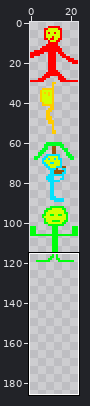
Sprite sheet -- TheLems/TheLems/Animations/ZidiTest.png. Above: a wide view before the commit, with the close-up outlined.
Close-up. Old version:
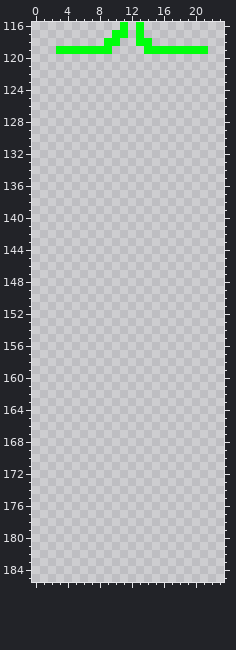
The file is 24x210 pixels. Shown: x 0..23, y 116..185. The wide view leaves out empty margins.
Now the later version:
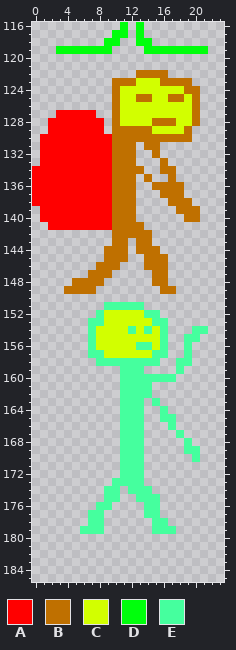
Palette (. is transparent): A #ff0000  B #bf7000  C #d2ff00  D #00ff0c  E #45ff9e
Change:
y 122: x 13..16 .... -> BBBB
y 123: x 10..19 .......... -> BBBCCCBBBB
y 124: x 10..20 ........... -> BCCCCCCCCBB
y 125: x 10..20 ........... -> BCCBBCCBBCB
y 126: x 10..20 ........... -> BCCCCCCCCCB
y 127: x 3..7 ..... -> AAAAA; x 10..20 ........... -> BCCCCCCCCCB
y 128: x 2..8 ....... -> AAAAAAA; x 10..20 ........... -> BCCCCBBBCCB
y 129: x 2..8 ....... -> AAAAAAA; x 10..19 .......... -> BBBBBCCCCB
y 130: x 1..19 ................... -> AAAAAAAAABBBBBBBBBB
y 131: x 1..12 ............ -> AAAAAAAAABBB; x 14..15 .. -> BB
y 132: x 1..12 ............ -> AAAAAAAAABBB; x 15 . -> B
y 133: x 1..12 ............ -> AAAAAAAAABBB; x 16 . -> B
y 134: x 0..13 .............. -> AAAAAAAAAABBBB; x 16..17 .. -> BB
y 135: x 0..12 ............. -> AAAAAAAAAABBB; x 14 . -> B; x 17 . -> B
y 136: x 0..12 ............. -> AAAAAAAAAABBB; x 15..18 .... -> BBBB
y 137: x 0..12 ............. -> AAAAAAAAAABBB; x 16..18 ... -> BBB
y 138: x 0..12 ............. -> AAAAAAAAAABBB; x 17..19 ... -> BBB
y 139: x 1..12 ............ -> AAAAAAAAABBB; x 18..20 ... -> BBB
y 140: x 1..12 ............ -> AAAAAAAAABBB; x 19..20 .. -> BB
y 141: x 2..13 ............ -> AAAAAAAABBBB
y 142: x 10..14 ..... -> BBBBB
y 143: x 10..11 .. -> BB; x 13..14 .. -> BB
y 144: x 9..11 ... -> BBB; x 13..15 ... -> BBB
y 145: x 9..11 ... -> BBB; x 14..16 ... -> BBB
y 146: x 8..10 ... -> BBB; x 14..16 ... -> BBB
y 147: x 7..9 ... -> BBB; x 15..16 .. -> BB
y 148: x 5..8 .... -> BBBB; x 15..16 .. -> BB
y 149: x 4..7 .... -> BBBB; x 16..17 .. -> BB
y 151: x 9..13 ..... -> EEEEE
y 152: x 8..15 ........ -> ECCCCCEE
y 153: x 7..16 .......... -> EECCCCCCEE
y 154: x 7..16 .......... -> ECCCCECECE; x 20..21 .. -> EE
y 155: x 7..16 .......... -> ECCCCCCCCE; x 19..20 .. -> EE
y 156: x 7..16 .......... -> ECCCCCEECE; x 19 . -> E
y 157: x 7..16 .......... -> EECCCCCCEE; x 19 . -> E
y 158: x 8..15 ........ -> EEEEEEEE; x 18..19 .. -> EE
y 159: x 11..13 ... -> EEE; x 18 . -> E
y 160: x 11..17 ....... -> EEEEEEE
y 161..162: x 11..14 .... -> EEEE
y 163: x 11..13 ... -> EEE; x 15 . -> E
y 164: x 11..13 ... -> EEE; x 16 . -> E
y 165: x 11..13 ... -> EEE; x 16..17 .. -> EE
y 166: x 11..13 ... -> EEE; x 17 . -> E
y 167: x 11..13 ... -> EEE; x 18 . -> E
y 168: x 11..13 ... -> EEE; x 19 . -> E
y 169: x 11..13 ... -> EEE; x 19..20 .. -> EE
y 170: x 11..13 ... -> EEE; x 20 . -> E
y 171..172: x 11..13 ... -> EEE
y 173: x 10..13 .... -> EEEE
y 174: x 9..10 .. -> EE; x 12..14 ... -> EEE
y 175: x 9..10 .. -> EE; x 13..15 ... -> EEE
y 176: x 8..9 .. -> EE; x 14..15 .. -> EE
y 177: x 7..8 .. -> EE; x 14..15 .. -> EE
y 178: x 7..8 .. -> EE; x 15..16 .. -> EE
y 179: x 6..8 ... -> EEE; x 15..17 ... -> EEE
